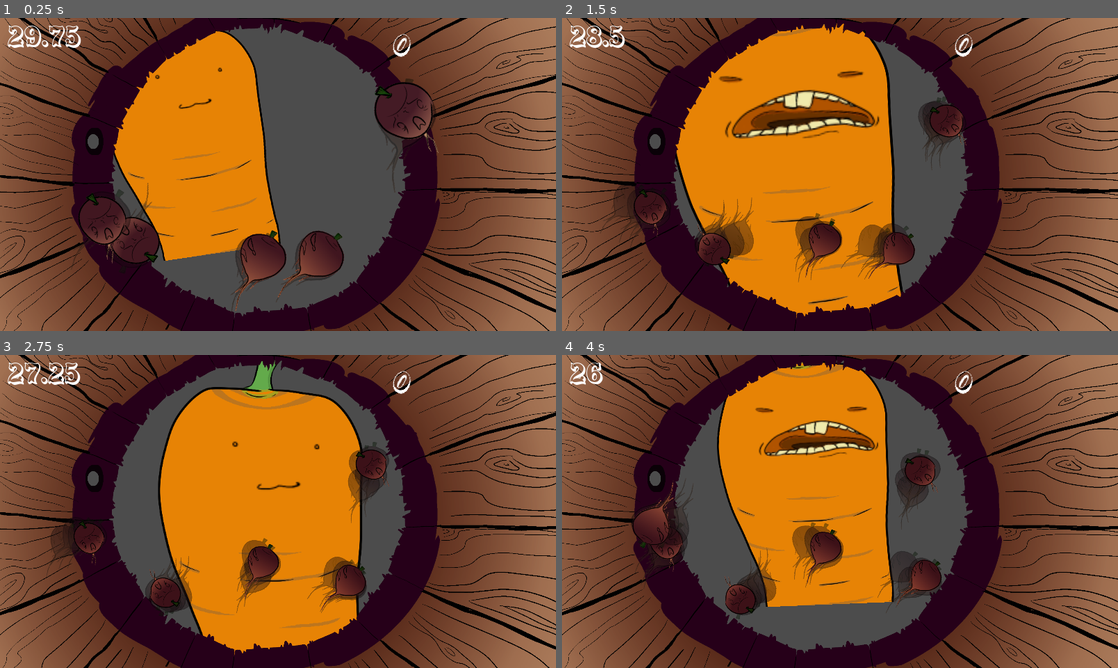
Above: before the commit, frames 1-4 (two rows, left to right).
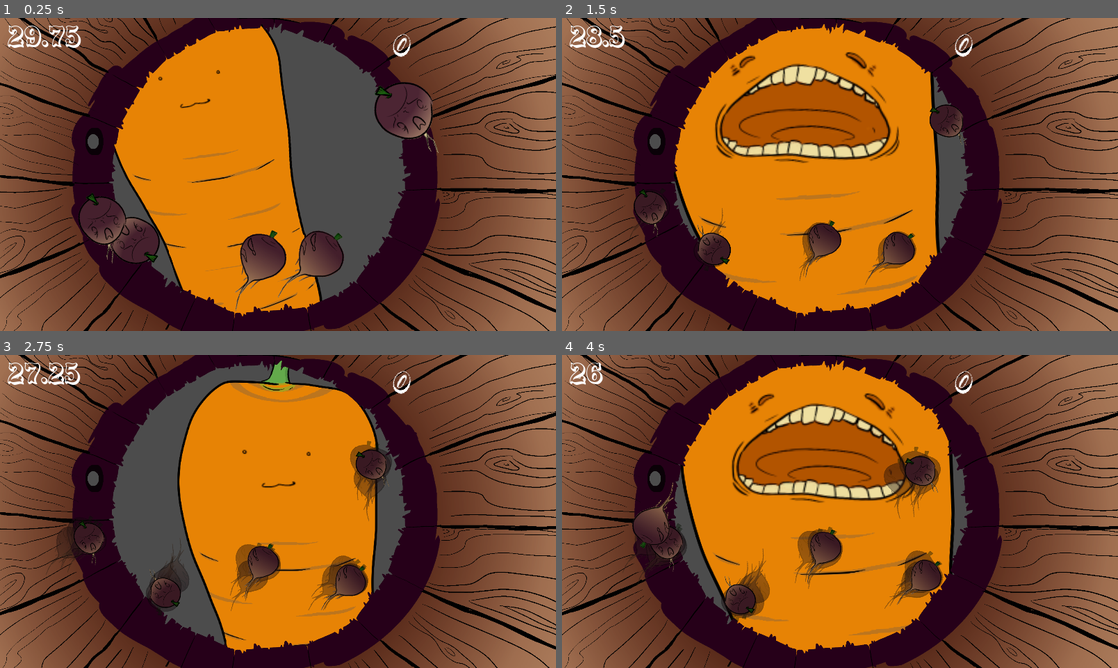
Above: after the commit, the same moments.

Repository: Nopey/carnival
Game: Godot game, scene res://Claw/Game.tscn
The game is run twice, just before and just after one commit, with the same random seed, the same clock (stepped at 60 frames per second) and the same inputs.
Inputs:
- Up to frame 1 (0.25 s): no input
- Up to frame 2 (1.5 s): tap Enter (ui_accept) at 0.5, 0.77 s; hold Right (ui_right) 0.53-1.28 s; hold Down (ui_down) from 1.28 s (still down)
- Up to frame 3 (2.75 s): tap Enter (ui_accept) at 1.52 s; release Down (ui_down) at 2.03 s; hold Right (ui_right) from 2.03 s (still down)
- Up to frame 4 (4 s): release Right (ui_right) at 2.78 s; hold Up (ui_up) 2.78-3.53 s; tap Enter (ui_accept) at 3.02, 3.77 s; hold Left (ui_left) from 3.53 s (still down)

The runs differ from the first frame. In frame 1, 8.7% of the frame differs, in the area x 12-79%, y 1-96%; in frame 2, 17%; in frame 3, 8.7%; in frame 4, 23%, in the area x 11-71%, y 1-96%.

Commit message:
Adjust rootbeer tint, carrot scale

Diff:
--- a/Claw/Player.gd
+++ b/Claw/Player.gd
@@ -9,6 +9,7 @@
 var points = 0
 
 export var screen_center: Vector2 = Vector2(1920, 1080) / 2.0
+export var allowed_region: Vector2 = Vector2(1920, 1080) * 0.2
 
 signal bitGarbage()
 signal bitTurnip()
@@ -37,6 +38,13 @@
 		Input.get_axis("ui_up", "ui_down")
 	)
 
+	# limit within edges of board
+	var offset = global_position - screen_center;
+	if (offset / allowed_region).length() > 1:
+		var normal = offset.normalized()
+		var dot = input.dot(normal)
+		if dot > 0:
+			input -= dot * normal
 	# clamp input (unneeded?)
 	var input_length = input.length()
 	if input_length > 1:
@@ -72,8 +80,8 @@
 const BOB_DOWN_LENGTH: float = 2.5
 const BOB_DOWN_HOLD_LENGTH: float = 0.5
 
-const BOB_IDLE_SCALE: float = 0.65
-const BOB_DOWN_SCALE: float = 1.0
+const BOB_IDLE_SCALE: float = 1.0
+const BOB_DOWN_SCALE: float = 1.5
 
 func bob_for_turnips(delta):
 	state_progress += delta
@@ -118,10 +126,6 @@
 		if best_turnip:
 			turnip_in_mouth(best_turnip)
 
-	for area in self.get_overlapping_areas():
-		if area is Bucket:
-			self.global_position = lerp(screen_center, self.global_position, pow(0.5, delta))
-
 	# bump turnips out of the way
 	if bob_state == BobState.DOWN || bob_state == BobState.UP || bob_state == BobState.UP_GOTCHA:
 		for area in self.get_overlapping_areas():
@@ -144,13 +148,13 @@
 func get_state_length():
 	match bob_state:
 		BobState.DOWN:
-			return 1.3
+			return 0.9
 		BobState.DOWN_HOLD:
 			return 0.2
 		BobState.UP:
-			return 1.6
-		BobState.UP_GOTCHA:
-			return 2
+			return 1.4
+		BobState.UP_GOTCHA:
+			return 2.0
 		_:
 			return INF
 
--- a/Claw/Player.tscn
+++ b/Claw/Player.tscn
@@ -16,7 +16,8 @@
 script = ExtResource( 1 )
 
 [node name="BodySprite" type="Sprite" parent="."]
-scale = Vector2( 2, 2 )
+position = Vector2( 53, 160 )
+scale = Vector2( 1.5, 1.5 )
 texture = ExtResource( 4 )
 
 [node name="BodyCollider" type="CollisionShape2D" parent="."]
@@ -25,7 +26,7 @@
 
 [node name="Mouth" type="Area2D" parent="."]
 position = Vector2( 1, 0 )
-scale = Vector2( 5, 5 )
+scale = Vector2( 3, 3 )
 
 [node name="Sprite" type="Sprite" parent="Mouth"]
 texture = ExtResource( 3 )
--- a/Claw/Turnip.gd
+++ b/Claw/Turnip.gd
@@ -64,10 +64,11 @@
 	if flee_rate <= 0:
 		return
 	var scale = 1 + log(flee_rate / NOMINAL_FLEE_RATE)
-	var progress = scale / 3
-	$Sprite.modulate = lerp(Color.brown, Color.white, progress)
+	var progress = scale / 2
+	$Sprite.modulate = lerp(Color("#734E46"), Color.white, clamp(progress, 0.0, 1.0))
 	self.scale = Vector2(scale, scale)
 	self.z_index = scale
+	$idle_particles.visible = flee_rate <= NOMINAL_FLEE_RATE * 1.1
 
 func bump_other_turnip(area):
 	if not "flee_rate" in area: # hack to detect turnips without mentioning turnip
Binary file changed: Claw/carrot_body.png
